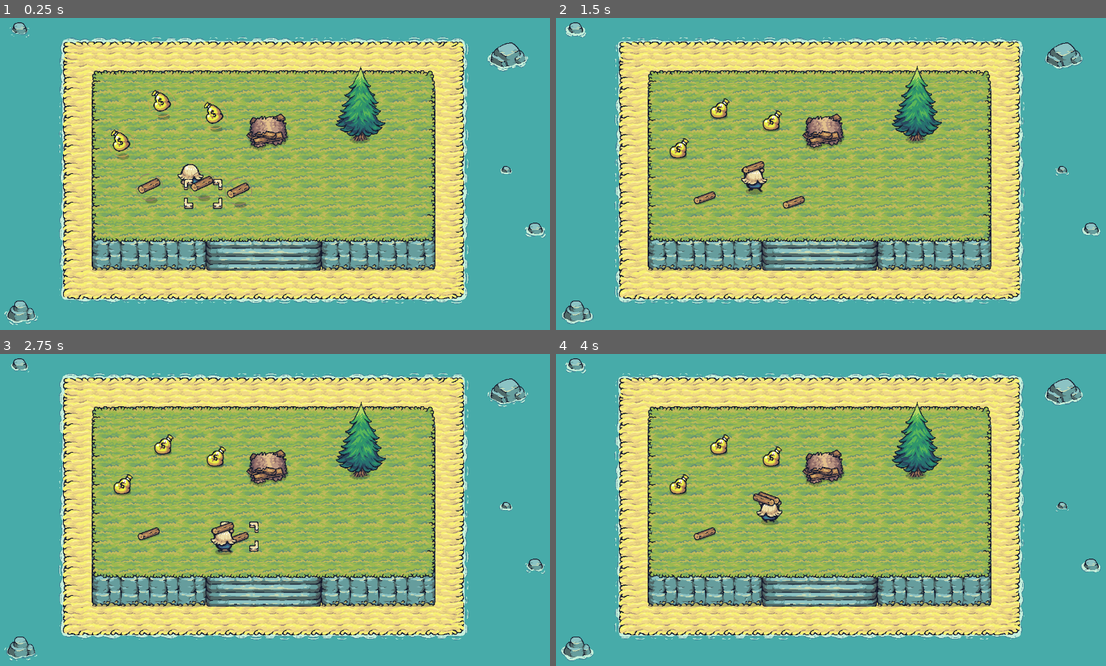
Above: before the commit, frames 1-4 (two rows, left to right).
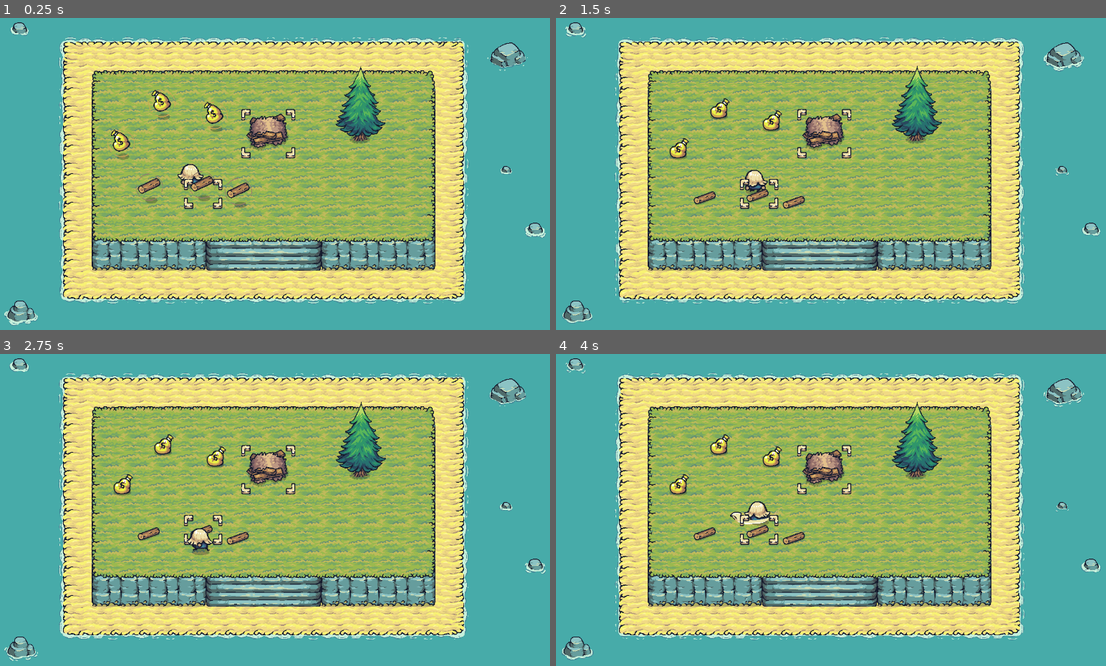
Above: after the commit, the same moments.

Repository: GeMakesGames/tiny_swords_topdown
Game: Godot game, scene res://temp_world.tscn
Same seed, same stepped clock (60 frames per second), same inputs: the game is played once before the commit and once after it.
Inputs:
- Up to frame 1 (0.25 s): no input
- Up to frame 2 (1.5 s): hold D (btn_right) 0.53-1.28 s; tap Space (btn_attack) at 0.6 s; hold S (btn_down) from 1.28 s (still down); tap F (btn_interact) at 1.35 s
- Up to frame 3 (2.75 s): release S (btn_down) at 2.03 s; hold D (btn_right) from 2.03 s (still down); tap Space (btn_attack) at 2.1 s
- Up to frame 4 (4 s): release D (btn_right) at 2.78 s; hold W (btn_up) 2.78-3.53 s; tap F (btn_interact) at 2.85 s; hold A (btn_left) from 3.53 s (still down); tap Space (btn_attack) at 3.6 s

The runs differ from the first frame. In frame 1, 1.8% of the frame differs, in the area x 0-100%, y 2-99%; in frame 2, 2.2%; in frame 3, 2.5%; in frame 4, 2.5%, in the area x 0-97%, y 2-99%.

Commit message:
stream 3 end

Diff:
--- /dev/null
+++ b/scripts/character/attack_area.gd
@@ -0,0 +1,24 @@
+extends Area2D
+
+var hl := false:
+	get: return hl
+	set(value):
+		if hl == value: return
+		hl = value
+		for target in targets:
+			target.hl = value
+
+var targets = []
+
+func _on_area_entered(area):
+	var t = area.get_parent()
+	t.hl = hl
+	targets.append(t)
+
+func _on_area_exited(area):
+	var t = area.get_parent()
+	t.hl = false
+	targets.erase(t)
+
+func has_targets():
+	return not targets.is_empty()
--- /dev/null
+++ b/scripts/character/interact_area.gd
@@ -0,0 +1,42 @@
+extends Area2D
+
+var hl := true :
+	get: return hl
+	set(value):
+		if hl == value: return
+		hl = value
+		if interact_target:
+			interact_target.hl = value
+
+var interact_queue = []
+
+var interact_target :
+	get: return interact_target
+	set(value):
+		if interact_target == value: return
+		if interact_target:
+			interact_target.hl = false
+		interact_target = value
+		if value:
+			interact_target.hl = hl
+
+var interact_filter:
+	get: return interact_filter
+	set(value):
+		interact_filter = value
+		if not value: return
+		next_target(interact_filter.call(interact_target))
+
+func next_target(keep_current := false):
+	if keep_current and interact_target: return
+	var filtered = interact_queue.filter(interact_filter) if interact_filter else interact_queue
+	interact_target = filtered.front()
+
+
+func _on_area_entered(area):
+	interact_queue.append(area)
+	next_target(true)
+
+func _on_area_exited(area):
+	interact_queue.erase(area)
+	next_target(area != interact_target)
--- a/scripts/character/pawn/pawn.gd
+++ b/scripts/character/pawn/pawn.gd
@@ -4,6 +4,7 @@
 @onready var spr = $AnimatedSprite2D
 @onready var input := InputManager.new()
 @onready var carry_container = $CarryContainer
+@onready var attack_area = $AttackArea
 
 #############################
 # Carrying logic
@@ -11,8 +12,7 @@
 	get: return carrying
 	set(value):
 		carrying = value
-		for r in r_in_rng:
-			r.set_hl(not value)
+		attack_area.hl = not value
 
 var carry_obj :
 	get: return carry_obj
@@ -26,10 +26,10 @@
 	set(value):
 		if carry_target == value: return
 		if carry_target:
-			carry_target.set_hl(false)
+			carry_target.hl = false
 		carry_target = value
 		if value:
-			carry_target.set_hl(true)
+			carry_target.hl = true
 
 func pick_up():
 	if not carry_target: return
@@ -67,8 +67,6 @@
 const BASE_MAX_SPD = Vector2(90, 90)
 const BASE_ACCEL = 900
 
-var r_in_rng = []
-
 var f_dir := 1 :
 	get: return f_dir
 	set(value):
@@ -78,6 +76,7 @@
 		f_dir = value
 
 func _ready():
+	carrying = false
 	fsm.change_state("idle")
 
 func _physics_process(delta : float):
@@ -86,17 +85,6 @@
 
 func play(anim : String):
 	spr.play(anim)
-
-func _on_chop_area_area_entered(hitbox):
-	var r = hitbox.get_parent()
-	r.set_hl(not carrying)
-	r_in_rng.append(r)
-
-
-func _on_chop_area_area_exited(hitbox):
-	var r = hitbox.get_parent()
-	r.set_hl(false)
-	r_in_rng.erase(r)
 
 func _on_collect_area_area_entered(collectable):
 	if collectable == carry_target or collectable == carry_obj: return
--- a/scripts/character/pawn/states/pawn_chop_state.gd
+++ b/scripts/character/pawn/states/pawn_chop_state.gd
@@ -3,8 +3,8 @@
 func enter():
 	obj.play("chop")
 	obj.spr.animation_finished.connect(_on_chop_anim_finished)
-	for r in obj.r_in_rng:
-		r.hit()
+	for t in obj.attack_area.targets:
+		t.hit()
 
 func _on_chop_anim_finished():
 	change_state("idle")
--- a/scripts/resources/pickable_resource.gd
+++ b/scripts/resources/pickable_resource.gd
@@ -3,8 +3,15 @@
 
 @onready var col = $CollisionShape2D
 @onready var stack_col = $StackArea/CollisionShape2D
-@onready var hl = $Highlight
+@onready var hl_container = $Highlight
 @export_enum("Wood", "Gold", "Meat") var type
+
+var hl := false:
+	get: return hl
+	set(value):
+		if value == hl: return
+		hl = value
+		hl_container.visible = value
 
 #Amount logic
 var sprs = []
@@ -16,12 +23,17 @@
 	set(value):
 		upt_vis_spr(value)
 		if amount < sprs.size() and value > amount:
-			play_vis_spr("spawn")
+			play_vis_spr("spawn", amount, value - amount)
 		amount = value
 
 var stack_queue_request
 
-func play_vis_spr(anim):
+func play_vis_spr(anim, start_index = -1, n = start_index):
+	if start_index != -1:
+		n = clampi(n + start_index, start_index, sprs.size())
+		for i in range(start_index, n):
+			sprs[i].play(anim)
+		return
 	for s in sprs:
 		if s.visible: s.play(anim)
 
@@ -53,10 +65,6 @@
 	col.set_deferred("disabled", false)
 	stack_col.set_deferred("disabled", false)
 	picked = false
-	play_vis_spr("idle")
-
-func set_hl(b : bool):
-	hl.visible = b
 
 func _on_stack_area_area_entered(area):
 	var other = area.get_parent()
--- a/scripts/resources/tree/tree.gd
+++ b/scripts/resources/tree/tree.gd
@@ -2,9 +2,14 @@
 
 @onready var spr = $AnimatedSprite2D
 @onready var fsm = $FSM
-@onready var hl = $Highlight
+@onready var hl_container = $Highlight
 @onready var hbox_col = $Hitbox/CollisionShape2D
 @onready var wood_res = preload("res://scenes/resources/tree/pickable_wood.tscn")
+var hl := false:
+	get: return hl
+	set(value):
+		hl = value
+		hl_container.visible = value
 
 var hp = 2
 
@@ -17,6 +22,3 @@
 func hit():
 	hp -= 1
 	fsm.change_state("hit")
-
-func set_hl(b : bool):
-	hl.visible = b
--- a/temp_world.tscn
+++ b/temp_world.tscn
@@ -14,6 +14,8 @@
 [ext_resource type="Script" path="res://scripts/character/pawn/states/pawn_idle_state.gd" id="12_1roln"]
 [ext_resource type="Script" path="res://scripts/character/pawn/states/pawn_run_state.gd" id="13_6rvqy"]
 [ext_resource type="Script" path="res://scripts/character/pawn/states/pawn_chop_state.gd" id="14_b6jvk"]
+[ext_resource type="Script" path="res://scripts/character/attack_area.gd" id="15_h5qxo"]
+[ext_resource type="Script" path="res://scripts/character/interact_area.gd" id="16_253jx"]
 [ext_resource type="PackedScene" uid="uid://doi2w4w5wmcge" path="res://scenes/resources/tree/tree.tscn" id="16_nn425"]
 [ext_resource type="Script" path="res://scripts/buildings/house/house.gd" id="17_ai4ws"]
 [ext_resource type="Texture2D" uid="uid://d11xf45i4w3ch" path="res://assets/buildings/house/house_construction.png" id="18_6qubx"]
@@ -733,6 +735,9 @@
 [sub_resource type="CircleShape2D" id="CircleShape2D_uk7uo"]
 radius = 31.0161
 
+[sub_resource type="CircleShape2D" id="CircleShape2D_m6v77"]
+radius = 32.0
+
 [sub_resource type="RectangleShape2D" id="RectangleShape2D_nl67u"]
 size = Vector2(82, 78)
 
@@ -757,6 +762,7 @@
 
 [node name="Pawn" type="CharacterBody2D" parent="."]
 position = Vector2(478, 387)
+collision_mask = 6
 script = ExtResource("9_vhw5p")
 metadata/_edit_group_ = true
 
@@ -786,32 +792,45 @@
 rotation = -1.57079
 shape = SubResource("CapsuleShape2D_i4vwj")
 
-[node name="ChopArea" type="Area2D" parent="Pawn"]
+[node name="AttackArea" type="Area2D" parent="Pawn"]
 visible = false
 collision_layer = 0
 collision_mask = 256
-
-[node name="CollisionShape2D" type="CollisionShape2D" parent="Pawn/ChopArea"]
+script = ExtResource("15_h5qxo")
+
+[node name="CollisionShape2D" type="CollisionShape2D" parent="Pawn/AttackArea"]
 position = Vector2(0, -10)
 shape = SubResource("RectangleShape2D_57gdh")
 
 [node name="CollectArea" type="Area2D" parent="Pawn"]
-visible = false
 collision_layer = 0
-collision_mask = 512
+collision_mask = 0
 
 [node name="CollisionShape2D" type="CollisionShape2D" parent="Pawn/CollectArea"]
 position = Vector2(0, -16)
 shape = SubResource("CircleShape2D_uk7uo")
 
+[node name="InteractArea" type="Area2D" parent="Pawn"]
+collision_layer = 0
+collision_mask = 512
+script = ExtResource("16_253jx")
+
+[node name="CollisionShape2D" type="CollisionShape2D" parent="Pawn/InteractArea"]
+position = Vector2(0, -16)
+shape = SubResource("CircleShape2D_m6v77")
+
 [node name="CarryContainer" type="Node2D" parent="Pawn"]
 position = Vector2(-2, -48)
 
 [node name="Tree" parent="." instance=ExtResource("16_nn425")]
 position = Vector2(855, 280)
+collision_layer = 4
+collision_mask = 0
 
 [node name="House" type="StaticBody2D" parent="."]
 position = Vector2(650, 288)
+collision_layer = 4
+collision_mask = 0
 script = ExtResource("17_ai4ws")
 metadata/_edit_group_ = true
 
@@ -830,7 +849,6 @@
 script = ExtResource("19_6c4kr")
 
 [node name="Highlight" type="Node2D" parent="House"]
-visible = false
 
 [node name="03" type="Sprite2D" parent="House/Highlight"]
 position = Vector2(-50, -60)
@@ -866,7 +884,9 @@
 [node name="PickableResource3" parent="." instance=ExtResource("24_2lobm")]
 position = Vector2(536, 249)
 
-[connection signal="area_entered" from="Pawn/ChopArea" to="Pawn" method="_on_chop_area_area_entered"]
-[connection signal="area_exited" from="Pawn/ChopArea" to="Pawn" method="_on_chop_area_area_exited"]
+[connection signal="area_entered" from="Pawn/AttackArea" to="Pawn/AttackArea" method="_on_area_entered"]
+[connection signal="area_exited" from="Pawn/AttackArea" to="Pawn/AttackArea" method="_on_area_exited"]
 [connection signal="area_entered" from="Pawn/CollectArea" to="Pawn" method="_on_collect_area_area_entered"]
 [connection signal="area_exited" from="Pawn/CollectArea" to="Pawn" method="_on_collect_area_area_exited"]
+[connection signal="area_entered" from="Pawn/InteractArea" to="Pawn/InteractArea" method="_on_area_entered"]
+[connection signal="area_exited" from="Pawn/InteractArea" to="Pawn/InteractArea" method="_on_area_exited"]
Not shown: 1 places in temp_world.tscn that only renumber resources
